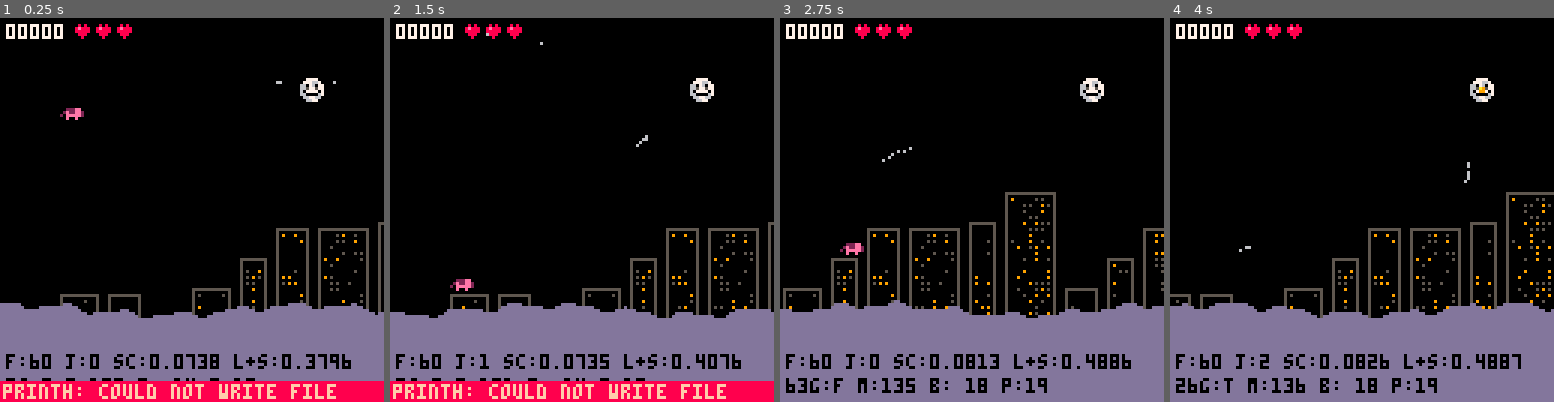
Above: before the commit, frames 1-4 (left to right).
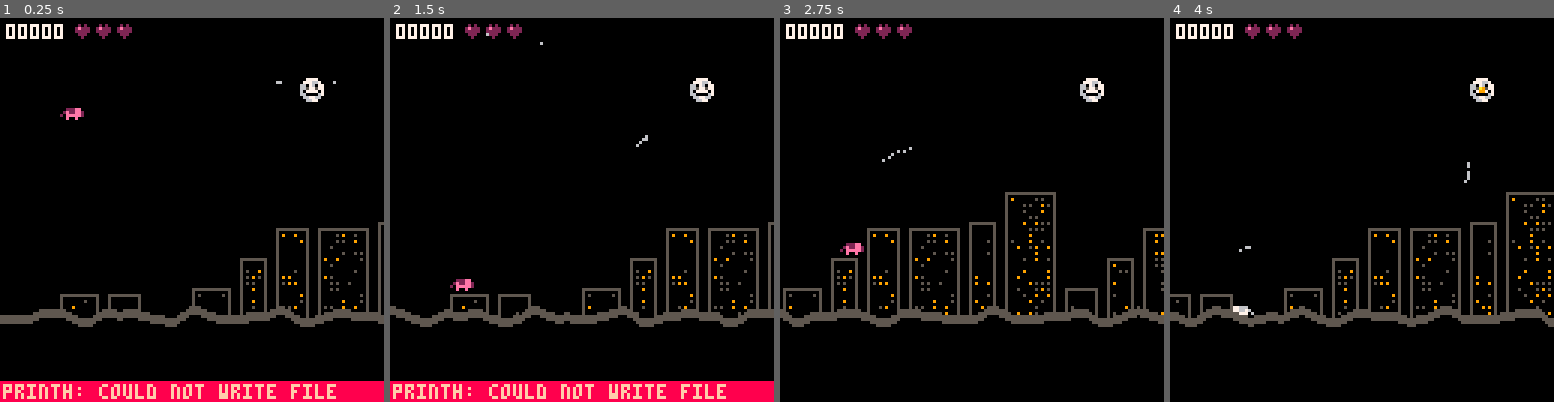
Above: after the commit, the same moments.

Repository: mbrc12/oinkjam
Game: PICO-8 cartridge oink.p8
Two runs of this game, one before a commit and one after it. Both use one fixed random seed, a clock stepped at 60 frames per second and the inputs below.
Inputs:
- Up to frame 1 (0.25 s): no input
- Up to frame 2 (1.5 s): tap X (X key) at 0.33, 1.07 s; tap O (Z key) at 0.7 s
- Up to frame 3 (2.75 s): hold Right 1.6-2.1 s; tap O (Z key) at 1.7, 2.1, 2.5 s; tap X (X key) at 1.85 s; hold Up 2.15-2.42 s; hold Right from 2.47 s (still down)
- Up to frame 4 (4 s): tap O (Z key) at 2.9, 3.3, 3.7 s; tap X (X key) at 2.97 s; release Right at 3.03 s; hold Left 3.08-3.58 s; hold Down 3.63-3.97 s

The runs differ from the first frame. In frame 1, 18% of the frame differs, in the area x 0-100%, y 1-95%; in frame 2, 17%; in frame 3, 22%; in frame 4, 23%, in the area x 0-100%, y 1-100%.

Commit message:
improve colors

Diff:
--- a/core.lua
+++ b/core.lua
@@ -131,9 +131,9 @@
     local sx, sy = minimal_collision(player.x, player.y, player.w, player.h, x2, player.y)
     local sx2, sy2 = minimal_collision(sx, sy, player.w, player.h, sx, y2)
     if player.vy > 0 and abs(sy2 - player.y) < epsilon then
-        if not player.grounded then
-            sound("land", false)
-        end
+        -- if not player.grounded then
+        --     sound("land", false)
+        -- end
         player.grounded = true
         player.jumps = 2
         player.last_grounded = time()
@@ -171,7 +171,7 @@
     player.invincible = default_invincibility_time
 end
 
-local function spawn_foods()
+local function spawn_food()
     if rnd() < 0.01 then
         local food = {
             x = player.x + rand_int(50, 150),
@@ -192,7 +192,7 @@
 end
 
 function update_foods()
-    spawn_foods()
+    spawn_food()
     foods = filter(foods, function(food)
         local ny = food.y + food.vy * delta_t
         local hitany = false
@@ -201,10 +201,10 @@
             if other == player then
                 if food.kind == "bigfood" then
                     player.score += food_scores.bigfood
-                    sound("eatbig")
+                    sound("eatbig", true)
                 else
                     player.score += food_scores.food
-                    sound("eat")
+                    sound("eat", true)
                 end
             end
             hitany = true
@@ -328,26 +328,29 @@
 end
 
 function draw_sludge()
-    local sludge_color = 13
-
-    local wavelength = { 600, 120, 60 } -- camera offset divisible by wavelength
-    local period = { 17, 7, 3 }
-    local amp = { 5, 3, 1.5 }
+    local sludge_color = 0
+    local sludge_color_border = 5
+
+    local wavelength = { 50, 30, 20 } -- camera offset divisible by wavelength
+    local period = { 7, 3, 1 }
+    local amp = { 4, 2, 1 }
 
     for x = 0, 128 do
         local lx = x + camera_offset(1)
         local val = 0
         for i = 1, #wavelength do
-            local cur = sin(2 * 3.14 * (lx / wavelength[i] - time() / period[i]))
+            local cur = sin(2 * (lx / wavelength[i] - time() / period[i]))
             val = val + (1 + cur) * amp[i]
         end
         local y = flr(val / 3)
-        line(x, floor_y - y, x, 128, sludge_color)
+        local sy = floor_y - y
+        line(x, sy, x, 128, sludge_color)
+        line(x, sy, x, sy + 2, sludge_color_border)
     end
 end
 
 function draw_msg()
-    local msg = "" .. round(player.x)
+    local msg = "" .. round(player.x) .. " co:" .. camera_offset(1)
     -- local time_since_grounded = time() - player.last_grounded
     msg = msg .. "g:" .. (player.grounded and "t" or "f") --.. " gt: " .. round(time_since_grounded) / 100
     -- msg = msg .. " b:" .. mapsize(bullets)
--- a/oink.p8
+++ b/oink.p8
@@ -224,11 +224,11 @@
 end
 
 __gfx__
-0000000000222ee020222ee000222ee0000000000000000008080000a9000000099000000000000000000006d000000000000000000000000000000000000000
-0000000002e22ee202e22ee222e22ee200000000000000008e888000990000009a9900000000000000000006d000000000000000000000000000000000000000
-0070070020eeeee200eeeee200eeeee200000000000000008888800000000000999900000000000000000006dd00000000000000000000000000000000000000
-0007700000e00e000e0000e0000ee000000000000000000008880000000000000990000000000000000000006dd0000000000000000000000000000000000000
-000770000000000000000000000000000000000000000000008000000000000000000000000000000000000006dd000000000000000000000000000000000000
+0000000000222ee020222ee000222ee0000000000000000002020000a9000000099000000000000000000006d000000000000000000000000000000000000000
+0000000002e22ee202e22ee222e22ee200000000000000002e222000990000009a9900000000000000000006d000000000000000000000000000000000000000
+0070070020eeeee200eeeee200eeeee200000000000000002222200000000000999900000000000000000006dd00000000000000000000000000000000000000
+0007700000e00e000e0000e0000ee000000000000000000002220000000000000990000000000000000000006dd0000000000000000000000000000000000000
+000770000000000000000000000000000000000000000000002000000000000000000000000000000000000006dd000000000000000000000000000000000000
 0070070000000000000000000000000000000000000000000000000000000000000000000000000000000000006d000000000000000000000000000000000000
 0000000000000000000000000000000000000000000000000000000000000000000000000000000000000000006d000000000000000000000000000000000000
 0000000000000000000000000000000000000000000000000000000000000000000000000000000000000000006d000000000000000000000000000000000000
--- a/sounds.lua
+++ b/sounds.lua
@@ -5,7 +5,7 @@
     hit = {2, 0},
     heartloss = {4, 0},
     eat = {5, 0},
-    eatbig = {6, 1}
+    eatbig = {6, 0}
 }
 
 
Not shown, changed: log.txt
Not shown, changed: the sound effects (__sfx__) section of oink.p8
